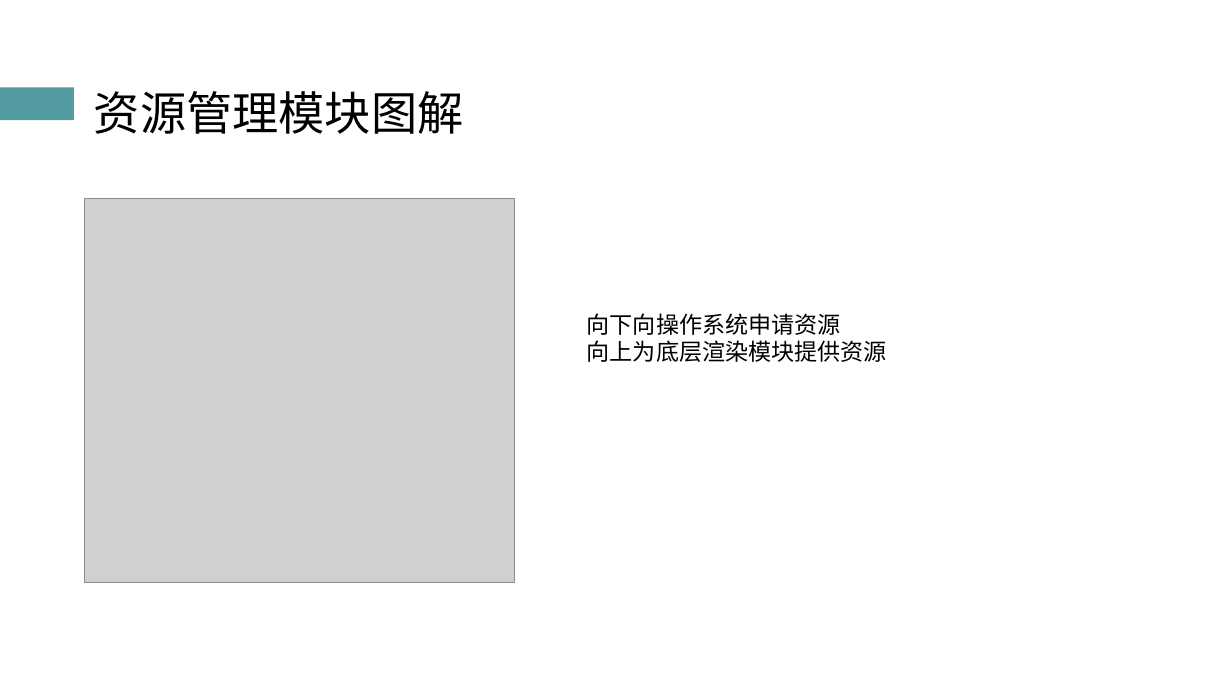
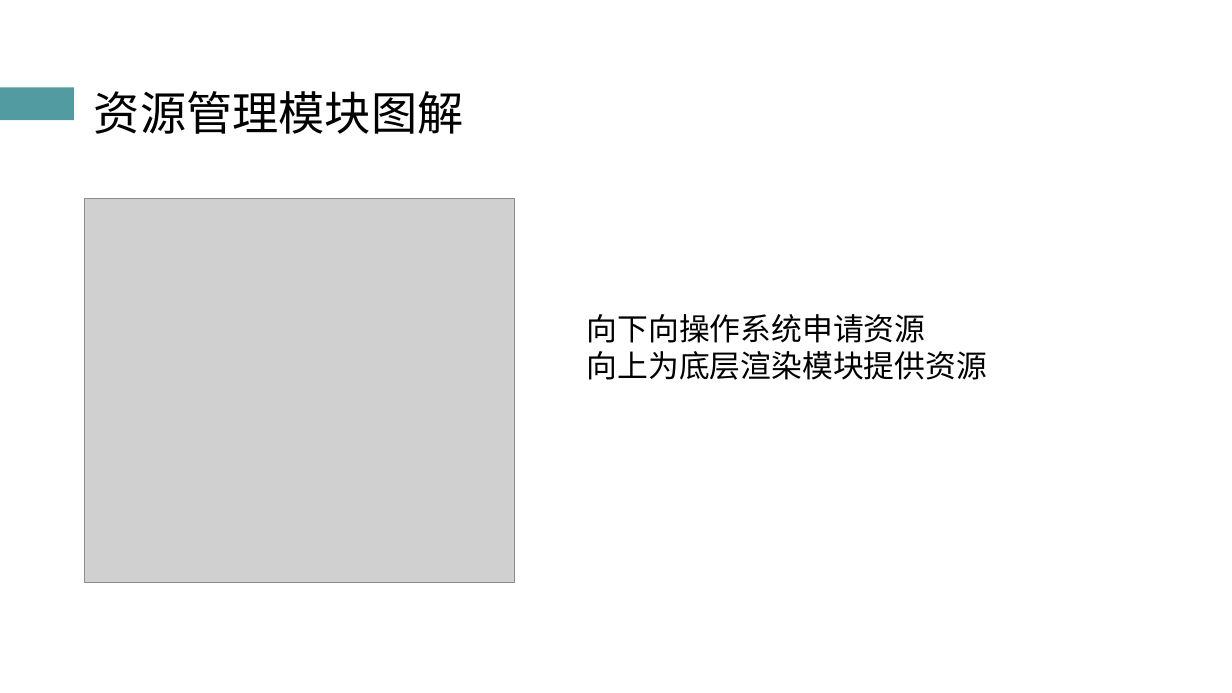
Before and after one commit to atom-chen/Main, a slide deck: slide 25 of OpenGL/答辩PPT.pptx. Drawn at 1232x693 pixels with LibreOffice and Linux fonts; fonts in the diff are those of the drawing; grey boxes stand for pictures. Boxes give left, top, right and bottom in pixels: in the first picture for what was removed or moved away, otherwise in the second. Text is boxed around its words. In the diff, an @@ line names an element or a change of style, - is before the commit and + after.

```diff
--- a/OpenGL/答辩PPT.pptx
+++ b/OpenGL/答辩PPT.pptx
@@ text "向下向操作系统申请资源" at box(587, 314, 987, 380): size 18 to 24 pt @@
```
Also in this commit, not shown: 1 other slide changed.
